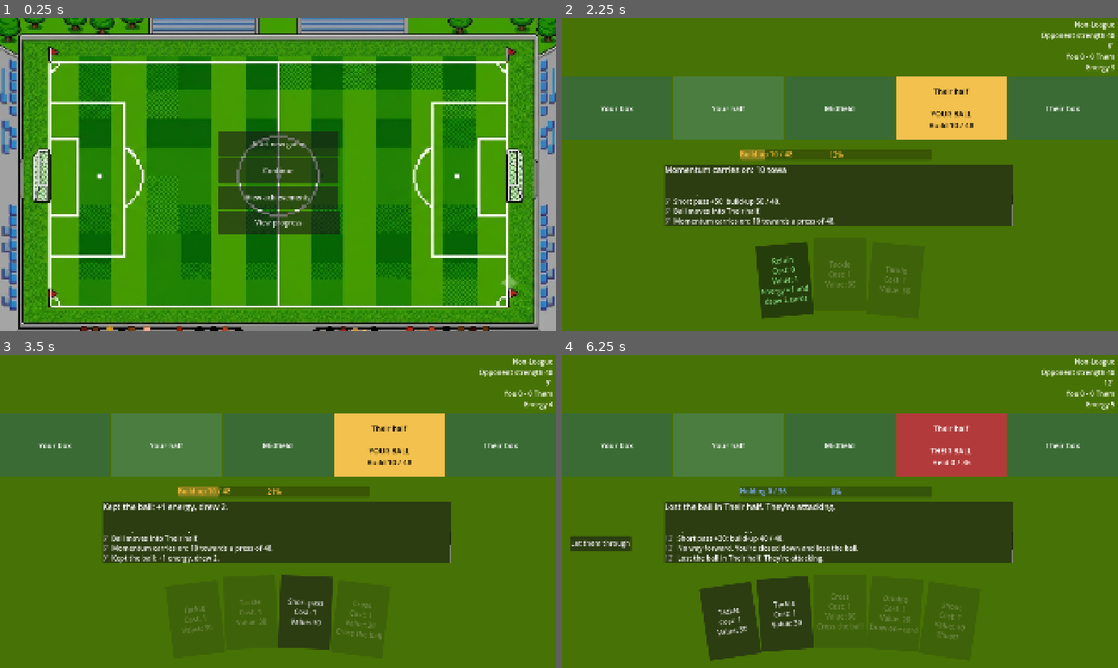
Above: before the commit, frames 1-4 (two rows, left to right).
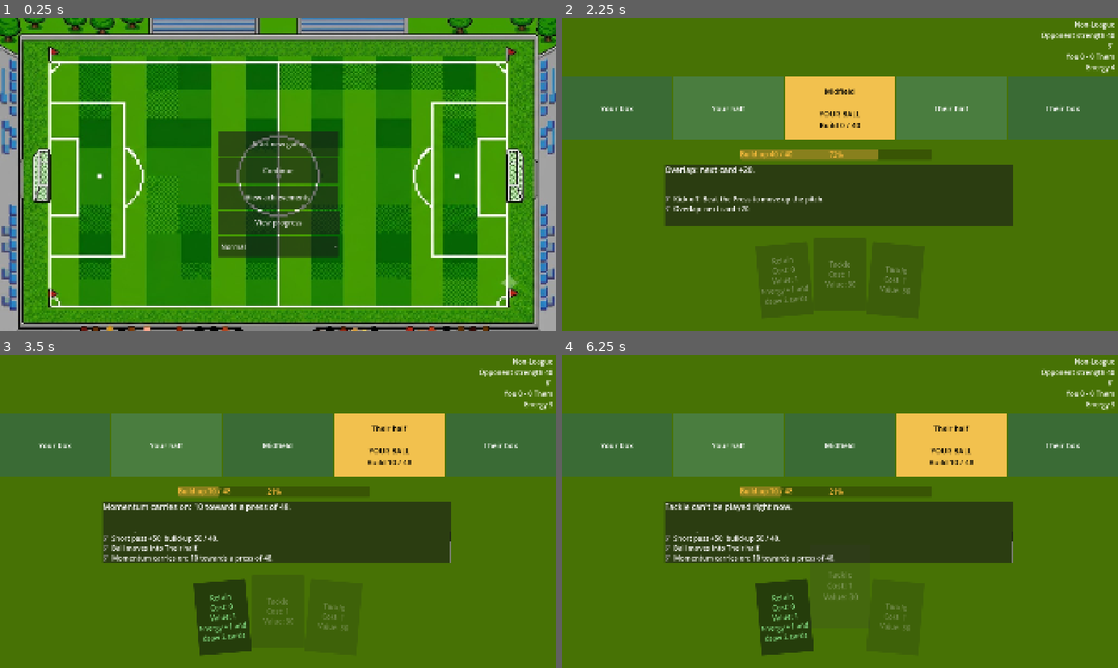
Above: after the commit, the same moments.

Repository: pauleverton/card-collection-test
Game: Godot game, scene res://Scenes/main_menu.tscn
Two runs of this game, one before a commit and one after it. Both use one fixed random seed, a clock stepped at 60 frames per second and the inputs below.
Inputs (mouse positions are in pixels of both pictures, inside the frame that each line leads up to):
- Up to frame 1 (0.25 s): no input
- Up to frame 2 (2.25 s): click "Start new game" at 0.5 s; click "Overlap Cost: 1 Value: 20 You…" at 1.25 s; click "Short pass Cost: 1 Value: 30" at 2 s
- Up to frame 3 (3.5 s): click "Retain Cost: 0 Value: 1 Energ…" at 2.75 s
- Up to frame 4 (6.25 s): click "Tackle Cost: 1 Value: 30" at 3.5 s; click "Tackle Cost: 1 Value: 30" at 4.25 s; click "Tackle Cost: 1 Value: 30" at 5 s; click (867, 611) at 5.75 s, where only the run before the commit has a clickable "Short pass Cost: 1 Value: 30"

The runs differ from the first frame. In frame 1, 1.5% of the frame differs, in the area x 39-62%, y 69-77%; in frame 2, 12%, in the area x 18-100%, y 8-96%; in frame 3, 6.1%; in frame 4, 9.9%.

Commit message:
Added speed and menu changes

Diff:
--- a/Scenes/main_menu.tscn
+++ b/Scenes/main_menu.tscn
@@ -71,4 +71,11 @@
 grow_vertical = 2
 text = "View progress"
 
+[node name="SpeedOption" type="OptionButton" parent="TextureRect" unique_id=1097322672]
+layout_mode = 0
+offset_left = 754.0
+offset_top = 754.0
+offset_right = 1170.0
+offset_bottom = 825.0
+
 [connection signal="pressed" from="TextureRect/StartGame" to="." method="_on_start_game_pressed"]
--- a/Scripts/main_menu.gd
+++ b/Scripts/main_menu.gd
@@ -1,4 +1,16 @@
 extends Node2D
+
+@onready var speed_option: OptionButton = $TextureRect/SpeedOption
+
+func _ready() -> void:
+	## Fill the speed list from SettingsState, and select whatever was saved last time.
+	var names: Array = SettingsState.SPEEDS.keys()
+	for i in names.size():
+		speed_option.add_item(names[i])
+		if names[i] == SettingsState.speed_name:
+			speed_option.select(i)
+	speed_option.item_selected.connect(
+			func(i): SettingsState.set_speed(speed_option.get_item_text(i)))
 
 func _on_start_game_pressed() -> void:
 	get_tree().change_scene_to_file("res://Scenes/match_screen.tscn")
--- a/Scripts/match_rules.gd
+++ b/Scripts/match_rules.gd
@@ -277,7 +277,7 @@
 	while build >= target and zone < 4:
 		var overflow := build - target
 		zone += 1
-		events.append({"type": "advance", "zone": ZONE_NAMES[zone]})
+		events.append({"type": "advance", "zone": ZONE_NAMES[zone], "index": zone})
 		if zone == 4:
 			_enter_box(overflow, events)
 			return
--- a/Scripts/match_screen.gd
+++ b/Scripts/match_screen.gd
@@ -17,6 +17,7 @@
 @onready var build_label = $BuildBar/BuildLabel
 
 var pitch := MatchRules.new()
+var busy := false
 
 
 ## Filled in at full time by LeagueState, and read by Continue to decide where to go next.
@@ -43,11 +44,15 @@
 # ---------- Player actions ----------
 
 func play_card(card: ActionCard) -> void:
+	if busy: return
 	var events := pitch.play(card)
 	## If the card couldn't be played at all, leave it in the hand.
 	if events[0]["type"] in ["not_now", "no_energy","not_here", "wrong_side"]:
 		_say(describe(events), false)
 		return
+	busy = true
+	hand.refresh()                ## the played card leaves the hand straight away
+	hand.modulate = Color(1, 1, 1, 0.4)    ## dim the hand while this play resolves
 	var delay := 0.0
 	## Players react once per trigger; a coach shouts "Again!" between rounds.
 	var triggers := 1 + RunState.retriggers_for_card(card)
@@ -60,27 +65,61 @@
 		for ui in squad_bar.get_children():
 			if ui.player is PlayerCard and ui.player.affects(card):
 				ui.react(ui.player.effect_label(), delay)
-				delay += 0.25
+				delay += SettingsState.t(0.25)
 		if t < triggers - 1:
 			again_uis[t].react("Again!", delay)
-			delay += 0.35
+			delay += SettingsState.t(0.35)
+	if delay > 0.0:
+		await get_tree().create_timer(delay).timeout   ## let the squad reactions finish first
 	_after_action(events)
 
 
 func _on_shoot() -> void:
+	if busy: return
 	_after_action(pitch.take_shot())
 
 func _on_let_through() -> void:
+	if busy: return
 	_after_action(pitch.let_them_through())
 
 ## Every action ends here, so the screen update and the full-time check happen in one place.
 func _after_action(events: Array) -> void:
 	for e in events:
 		print(e)
+	busy = true
+	if events.any(func(e): return e["type"] == "advance"):
+		await _replay_build(events)
 	_say(describe(events))
 	refresh_all()
+	hand.modulate = Color(1, 1, 1, 1)      ## back to normal once it's finished
+	busy = false
 	if pitch.match_over:
 		_show_full_time()
+
+## Replay a build-up that broke through: fill the bar to the line, move the ball on, carry the rest.
+func _replay_build(events: Array) -> void:
+	build_bar.visible = true
+	build_bar.modulate = Color(1.0, 0.75, 0.25)
+	for e in events:
+		match e["type"]:
+			"build":
+				await _fill_bar(min(e["build"], e["target"]), e["target"])
+			"advance":
+				if e.has("index"):
+					await get_tree().create_timer(SettingsState.t(0.15)).timeout
+					pitch_strip.show_ball_at(e["index"])
+					build_bar.value = 0
+					await get_tree().create_timer(SettingsState.t(0.3)).timeout
+			"carry":
+				await _fill_bar(e["build"], e["target"])
+
+## Animate the bar up to a value against a target.
+func _fill_bar(value: int, maximum: int) -> void:
+	build_bar.max_value = maximum
+	build_label.text = "Build-up %d / %d" % [value, maximum]
+	var t := create_tween()
+	t.tween_property(build_bar, "value", value, SettingsState.t(0.3))
+	await t.finished
 
 # ---------- Full time ----------
 
@@ -160,7 +199,7 @@
 		## The build-up / hold bar: hidden inside either box, where the chance works differently.
 	build_bar.visible = not pitch.match_over and not pitch.in_their_box() and not pitch.in_our_box()
 	build_bar.max_value = pitch.target
-	create_tween().tween_property(build_bar, "value", pitch.build, 0.3)
+	create_tween().tween_property(build_bar, "value", pitch.build, SettingsState.t(0.3))
 	if pitch.has_ball:
 		build_bar.modulate = Color(1.0, 0.75, 0.25)     ## amber: your build-up
 		build_label.text = "Build-up %d / %d" % [pitch.build, pitch.target]
@@ -262,7 +301,7 @@
 	commentary_headline.text = lines[lines.size() - 1]
 	## A quick "typed out" effect on the headline.
 	commentary_headline.visible_ratio = 0.0
-	create_tween().tween_property(commentary_headline, "visible_ratio", 1.0, 0.3)
+	create_tween().tween_property(commentary_headline, "visible_ratio", 1.0, SettingsState.t(0.3))
 	if log_it:
 		for line in lines:
 			commentary_log.append_text("[color=#9a9a9a]%d'[/color]  %s\n" % [pitch.minute, line])
--- a/Scripts/pitch_view.gd
+++ b/Scripts/pitch_view.gd
@@ -23,6 +23,16 @@
 		_zones.append(rect)
 		_labels.append(label)
 		label.autowrap_mode = TextServer.AUTOWRAP_WORD_SMART
+
+## During a replay: move the yellow "your ball" highlight to zone z.
+func show_ball_at(z: int) -> void:
+	for i in 5:
+		_zones[i].color = GRASS[i]
+		_labels[i].text = MatchRules.ZONE_NAMES[i]
+		_labels[i].add_theme_color_override("font_color", Color.WHITE)
+	_zones[z].color = BALL_COLOUR
+	_labels[z].add_theme_color_override("font_color", Color.BLACK)
+	_labels[z].text += "\n\nYOUR BALL"
 
 func show_state(m: MatchRules) -> void:
 	for i in 5:
--- a/Scripts/player_card_view.gd
+++ b/Scripts/player_card_view.gd
@@ -15,19 +15,22 @@
 	modulate = Color(0.8, 1.0, 1.3) if data is CoachCard else Color(1.3, 1.15, 0.8)
 
 ## Pop + wiggle, then float the bonus number. `delay` lets several players go in turn.
+## Every length goes through SettingsState.t(), so the game-speed setting controls it.
 func react(label_text: String, delay: float) -> void:
+	var s := SettingsState
 	pivot_offset = size / 2                     ## grow/rotate from the centre, not the top-left
 	var t := create_tween()
-	t.tween_interval(delay)                     ## wait for our turn
+	t.tween_interval(delay)                     ## wait for our turn (already scaled by the caller)
 	t.tween_callback(_float_number.bind(label_text))
-	t.tween_property(self, "scale", Vector2(1.2, 1.2), 0.1) \
+	t.tween_property(self, "scale", Vector2(1.2, 1.2), s.t(0.1)) \
 			.set_trans(Tween.TRANS_BACK).set_ease(Tween.EASE_OUT)
-	t.tween_property(self, "rotation_degrees", 6.0, 0.06)
-	t.tween_property(self, "rotation_degrees", -6.0, 0.08)
-	t.tween_property(self, "rotation_degrees", 0.0, 0.06)
-	t.parallel().tween_property(self, "scale", Vector2.ONE, 0.15)
+	t.tween_property(self, "rotation_degrees", 6.0, s.t(0.06))
+	t.tween_property(self, "rotation_degrees", -6.0, s.t(0.08))
+	t.tween_property(self, "rotation_degrees", 0.0, s.t(0.06))
+	t.parallel().tween_property(self, "scale", Vector2.ONE, s.t(0.15))
 
 func _float_number(label_text: String) -> void:
+	var s := SettingsState
 	var label := Label.new()
 	label.text = label_text
 	label.add_theme_font_size_override("font_size", 40)
@@ -35,6 +38,6 @@
 	label.position = Vector2(size.x / 2 - 20, -20)
 	add_child(label)
 	var t := create_tween()
-	t.tween_property(label, "position:y", label.position.y - 60, 0.6)
-	t.parallel().tween_property(label, "modulate:a", 0.0, 0.6).set_delay(0.2)
+	t.tween_property(label, "position:y", label.position.y - 60, s.t(0.6))
+	t.parallel().tween_property(label, "modulate:a", 0.0, s.t(0.6)).set_delay(s.t(0.2))
 	t.tween_callback(label.queue_free)          ## tidy up when it's gone
--- /dev/null
+++ b/Scripts/settings_state.gd
@@ -0,0 +1,41 @@
+extends Node
+## Autoload: player settings that last between sessions (game speed for now).
+## Saved to user://settings.cfg so the choice is remembered next time the game starts.
+
+## Speed presets, in the order the menu shows them. 1.0 = original pace, 0.0 = no animation.
+const SPEEDS := {"Slow": 1.0, "Normal": 0.85, "Fast": 0.5, "Instant": 0.0}
+const DEFAULT_SPEED := "Normal"
+const SAVE_PATH := "user://settings.cfg"
+
+var speed_name: String = DEFAULT_SPEED
+## How long animations take, as a multiplier. Every animation in the match runs through t().
+var anim_time: float = SPEEDS[DEFAULT_SPEED]
+
+func _ready() -> void:
+	load_settings()
+
+## Scale an animation length by the current speed. Use it everywhere instead of a bare number.
+func t(seconds: float) -> float:
+	return seconds * anim_time
+
+## Called by the menu: change the speed and remember it.
+func set_speed(preset: String) -> void:
+	if not SPEEDS.has(preset):
+		return
+	speed_name = preset
+	anim_time = SPEEDS[preset]
+	save_settings()
+
+func save_settings() -> void:
+	var cfg := ConfigFile.new()
+	cfg.set_value("game", "speed", speed_name)
+	cfg.save(SAVE_PATH)
+
+func load_settings() -> void:
+	var cfg := ConfigFile.new()
+	if cfg.load(SAVE_PATH) != OK:
+		return                        ## first launch: no file yet, keep the default
+	var saved: String = cfg.get_value("game", "speed", DEFAULT_SPEED)
+	if SPEEDS.has(saved):
+		speed_name = saved
+		anim_time = SPEEDS[saved]
--- a/project.godot
+++ b/project.godot
@@ -21,6 +21,7 @@
 CoinState="*uid://6pmwnexcrmhu"
 DeckState="*uid://bik846611mhor"
 RunState="*uid://divwdvrm5qb60"
+SettingsState="*uid://e25twbfo04k6"
 
 [display]
 
Not shown, added: Scripts/settings_state.gd.uid
